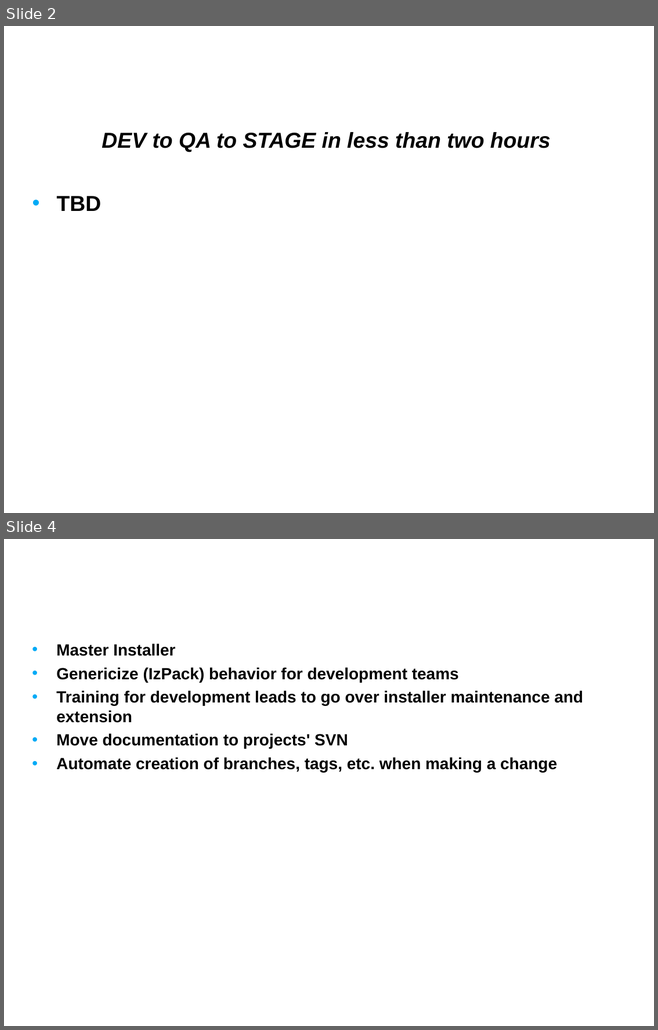
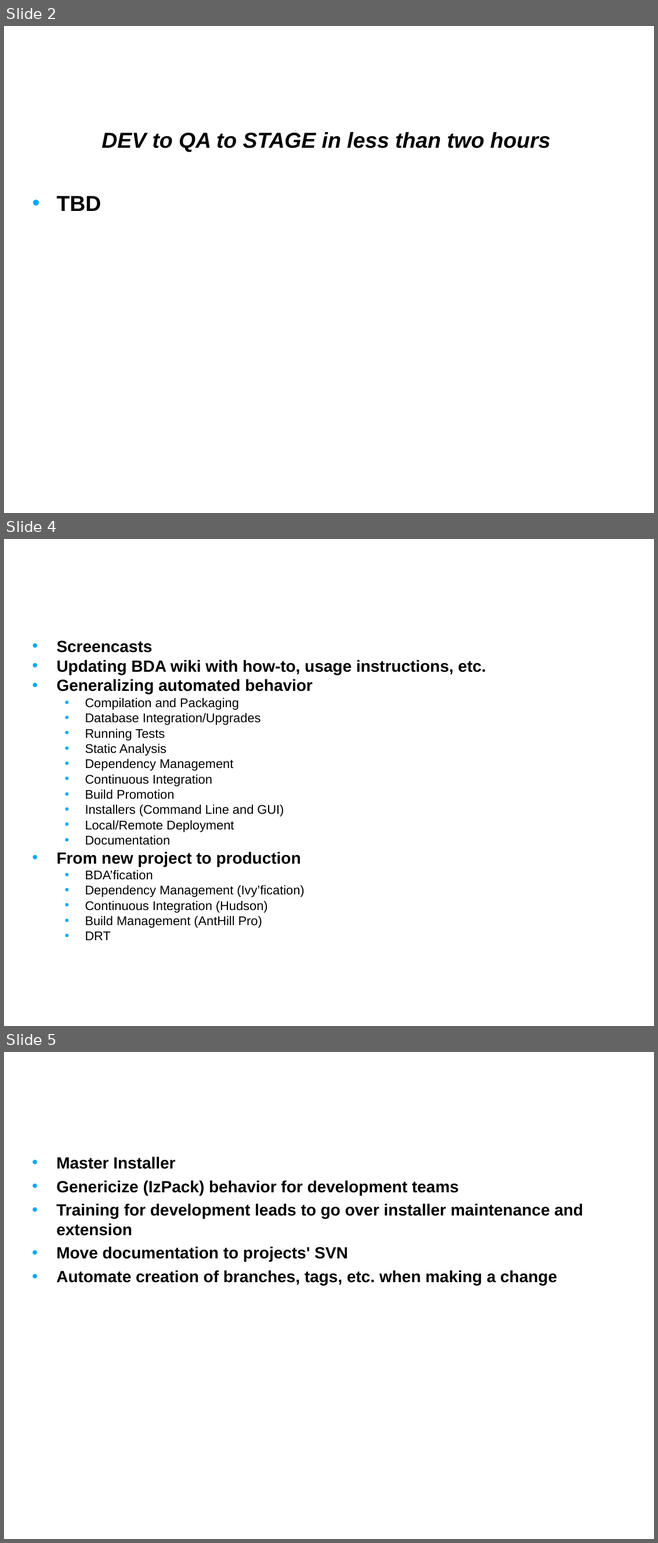
Before and after one commit to NCIP/automation, a slide deck: docs/presentations/bda-priorities-fy09q1.ppt. Shown one above the other, each under a label of ours: slides 2 and 4 before the commit, slides 2, 4 and 5 after it; the slides between them are not shown. The pictures are 658x1030 and 658x1543 pixels, drawn with LibreOffice and Linux fonts; fonts in the diff are those of the drawing; background and template pictures are left out. Boxes give left, top, right and bottom in pixels: in the first picture for what was removed or moved away, otherwise in the second. Text is boxed around its words. In the diff, an @@ line names an element or a change of style, - is before the commit and + after.

```diff
--- a/docs/presentations/bda-priorities-fy09q1.ppt
+++ b/docs/presentations/bda-priorities-fy09q1.ppt
@@ slide 4 added at [4, 539, 654, 1026], background picture (left out) @@
@@ title added at [25, 539, 513, 615], 24 pt, text #FFFFFF, bold @@
+Roadmap and Implementation Plan
@@ text added at [57, 641, 485, 940], 14 pt, text #000000 @@
+• Screencasts
+• Updating BDA wiki with how-to, usage instructions, etc.
+• Generalizing automated behavior
+  • Compilation and Packaging
+  • Database Integration/Upgrades
+  • Running Tests
+  • Static Analysis
+  • Dependency Management
+  • Continuous Integration
+  • Build Promotion
+  • Installers (Command Line and GUI)
+  • Local/Remote Deployment
+  • Documentation
+• From new project to production
+  • BDA’fication
+  • Dependency Management (Ivy’fication)
+  • Continuous Integration (Hudson)
+  • Build Management (AntHill Pro)
+  • DRT
@@ what was slide 4 is now slide 5 @@
```
Also in this commit, not shown: 2 slides changed.
